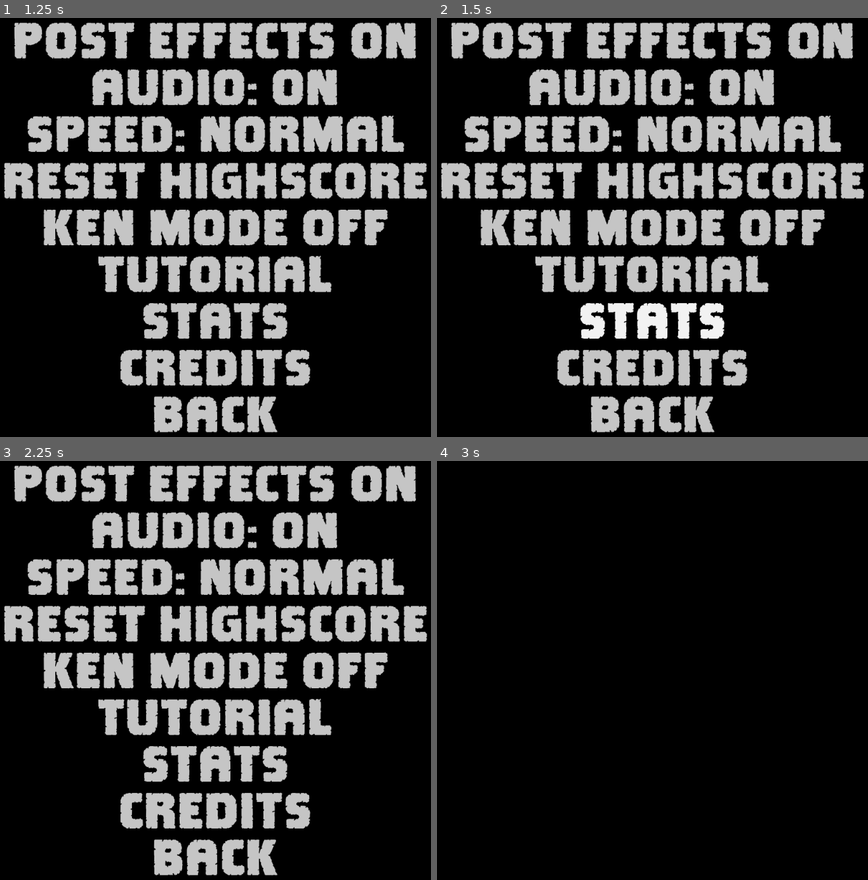
Above: before the commit, frames 1-4 (two rows, left to right).
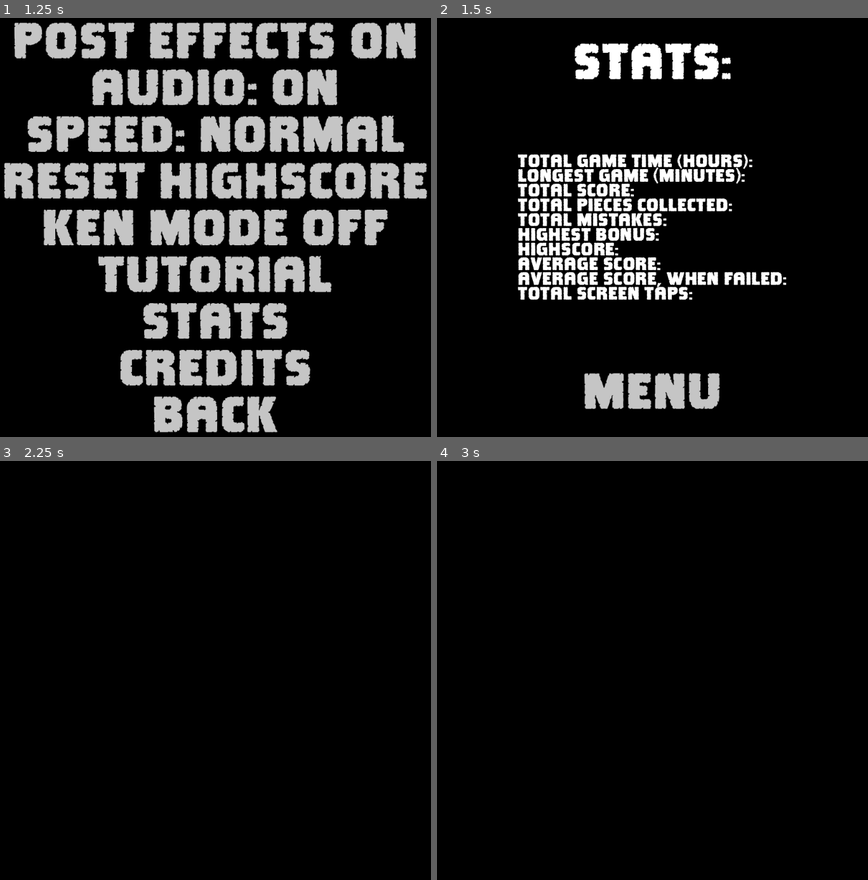
Above: after the commit, the same moments.

Repository: MichaelDawe/skewer_it
Game: Godot game, scene res://main.tscn
Same seed, same stepped clock (60 frames per second), same inputs: the game is played once before the commit and once after it.
Inputs (mouse positions are in pixels of both pictures, inside the frame that each line leads up to):
- Up to frame 1 (1.25 s): click "OPTIONS" at 0.5 s
- Up to frame 2 (1.5 s): click "STATS" at 1.25 s
- Up to frame 3 (2.25 s): click (215, 838) at 2 s, where only the run after the commit has a clickable "Menu"
- Up to frame 4 (3 s): click (652, 859) at 2.75 s, where only the run before the commit has a clickable "BACK"

Frame 1 is identical in both runs. In frame 2, 40% of the frame differs, in the area x 0-100%, y 1-99%; in frame 3, 34%; in frame 4, nothing differs.

Commit message:
started to implement stats screen

Diff:
--- /dev/null
+++ b/Stats.gd
@@ -0,0 +1,17 @@
+extends Control
+
+
+# Called when the node enters the scene tree for the first time.
+func _ready():
+	pass # Replace with function body.
+
+
+# Called every frame. 'delta' is the elapsed time since the previous frame.
+func _process(delta):
+	pass
+
+
+func _on_menu_pressed():
+	var menu = preload("res://menu.tscn").instantiate()
+	get_node("/root/main").add_child(menu)
+	queue_free()
--- /dev/null
+++ b/Stats.tscn
@@ -0,0 +1,113 @@
+[gd_scene load_steps=7 format=3 uid="uid://cmy215idtidyt"]
+
+[ext_resource type="FontFile" uid="uid://b8tk3nvwcwfr4" path="res://Clayborn.ttf" id="1_gs56o"]
+[ext_resource type="Script" path="res://Stats.gd" id="1_wkvm2"]
+
+[sub_resource type="StyleBoxFlat" id="StyleBoxFlat_3ho2a"]
+bg_color = Color(0.6, 0.6, 0.6, 0)
+
+[sub_resource type="VisualShader" id="VisualShader_3rnpk"]
+code = "shader_type canvas_item;
+render_mode blend_mix;
+
+
+
+"
+graph_offset = Vector2(-580.03, -15.2153)
+mode = 1
+flags/light_only = false
+
+[sub_resource type="ShaderMaterial" id="ShaderMaterial_wsy2u"]
+shader = SubResource("VisualShader_3rnpk")
+
+[sub_resource type="StyleBoxFlat" id="StyleBoxFlat_xabn0"]
+bg_color = Color(0.6, 0.6, 0.6, 0)
+
+[node name="Stats" type="Control"]
+layout_mode = 3
+anchors_preset = 15
+anchor_right = 1.0
+anchor_bottom = 1.0
+grow_horizontal = 2
+grow_vertical = 2
+script = ExtResource("1_wkvm2")
+
+[node name="VBoxContainer" type="VBoxContainer" parent="."]
+layout_mode = 1
+anchors_preset = 15
+anchor_right = 1.0
+anchor_bottom = 1.0
+grow_horizontal = 2
+grow_vertical = 2
+alignment = 1
+
+[node name="TopSpacer" type="HSeparator" parent="VBoxContainer"]
+layout_mode = 2
+size_flags_vertical = 3
+theme_override_styles/separator = SubResource("StyleBoxFlat_3ho2a")
+
+[node name="Title" type="RichTextLabel" parent="VBoxContainer"]
+material = SubResource("ShaderMaterial_wsy2u")
+layout_mode = 2
+size_flags_horizontal = 4
+size_flags_vertical = 4
+theme_override_fonts/normal_font = ExtResource("1_gs56o")
+theme_override_font_sizes/normal_font_size = 100
+bbcode_enabled = true
+text = "STATS:"
+fit_content = true
+scroll_active = false
+autowrap_mode = 0
+
+[node name="MiddleSpacer" type="HSeparator" parent="VBoxContainer"]
+layout_mode = 2
+size_flags_vertical = 3
+theme_override_styles/separator = SubResource("StyleBoxFlat_xabn0")
+
+[node name="Stats" type="RichTextLabel" parent="VBoxContainer"]
+material = SubResource("ShaderMaterial_wsy2u")
+layout_mode = 2
+size_flags_horizontal = 4
+size_flags_vertical = 4
+theme_override_fonts/normal_font = ExtResource("1_gs56o")
+theme_override_font_sizes/normal_font_size = 36
+bbcode_enabled = true
+text = "TOTAL GAME TIME (HOURS):
+LONGEST GAME (MINUTES):
+TOTAL SCORE:
+TOTAL PIECES COLLECTED:
+TOTAL MISTAKES:
+HIGHEST BONUS:
+HIGHSCORE:
+AVERAGE SCORE:
+AVERAGE SCORE, WHEN FAILED:
+TOTAL SCREEN TAPS:
+"
+fit_content = true
+scroll_active = false
+autowrap_mode = 0
+
+[node name="MiddleSpacer2" type="HSeparator" parent="VBoxContainer"]
+layout_mode = 2
+size_flags_vertical = 3
+theme_override_styles/separator = SubResource("StyleBoxFlat_xabn0")
+
+[node name="Menu" type="Button" parent="VBoxContainer"]
+layout_mode = 2
+size_flags_horizontal = 4
+size_flags_vertical = 4
+focus_mode = 0
+theme_override_colors/font_color = Color(0.772549, 0.772549, 0.772549, 1)
+theme_override_colors/font_pressed_color = Color(1, 1, 1, 1)
+theme_override_fonts/font = ExtResource("1_gs56o")
+theme_override_font_sizes/font_size = 100
+button_mask = 7
+text = "Menu"
+flat = true
+
+[node name="BottomSpacer" type="HSeparator" parent="VBoxContainer"]
+layout_mode = 2
+size_flags_vertical = 3
+theme_override_styles/separator = SubResource("StyleBoxFlat_xabn0")
+
+[connection signal="pressed" from="VBoxContainer/Menu" to="." method="_on_menu_pressed"]
--- a/main.gd
+++ b/main.gd
@@ -40,6 +40,8 @@
 
 # Called when the node enters the scene tree for the first time.
 func _ready():
+	# pass screen size to the post process shader
+	$MainCamera/PostProcess.get_active_material(0).set_shader_parameter("screenSize", Vector2(get_viewport().size.x, get_viewport().size.y))
 	# set audio mode.
 	if(FileAccess.file_exists("user://audio.res")):
 		var file = FileAccess.open("user://audio.res", FileAccess.READ)
--- a/options.gd
+++ b/options.gd
@@ -106,7 +106,9 @@
 
 
 func _on_stats_pressed():
-	pass # Replace with function body.
+	var stats = preload("res://Stats.tscn").instantiate()
+	main.add_child(stats)
+	queue_free()
 
 
 func _on_ken_mode_pressed():
--- a/shaders/post.gdshader
+++ b/shaders/post.gdshader
@@ -4,11 +4,13 @@
 // Email:countfrolic@gmail.com Twitter:@The_ArtOfCode
 // License under Creative Commons Attribution-NonCommercial-ShareAlike 3.0 Unported License.
 
+// Partially based on the FXAA tutorial by Jasper Flick available at https://catlikecoding.com/unity/tutorials/custom-srp/fxaa/
+
 shader_type spatial;
 render_mode unshaded;
 
 uniform sampler2D screen_texture : hint_screen_texture, repeat_disable, filter_nearest;
-uniform sampler2D depth_texture : hint_depth_texture, repeat_disable, filter_nearest;
+//uniform sampler2D depth_texture : hint_depth_texture, repeat_disable, filter_nearest;
 
 uniform float catch;
 uniform float damaged;
@@ -16,6 +18,7 @@
 //uniform float ratio;
 uniform float highscore;
 //uniform bool antialiasOn;
+//uniform vec2 screenSize;
 /*
 float rand(vec2 par){
    return fract(sin(dot(par.xy, vec2(12.9898,78.233))) * 43758.5453);
@@ -45,13 +48,16 @@
 	//sparkies *= max(sin(SCREEN_UV.y + TIME), 0.0);
 	/*
 	if(antialiasOn) {
+		// get the depth texture
 		float depth = texture(depth_texture, SCREEN_UV).x;
+		// method from godot's tutorial:
 		vec3 ndc = vec3(SCREEN_UV * 2.0 - 1.0, depth);
 		vec4 view = INV_PROJECTION_MATRIX * vec4(ndc, 1.0);
 		view.xyz /= view.w;
 		float linear_depth = -view.z;
 		linear_depth /= 192.0;
-	}
-	*/
+		// sample the depth to detect edges and blur them
+
+	}*/
 	ALBEDO = col + (sparkies * vec3(1.0, 0.4, 0.05));
 }
Not shown: 2 places in tutorial.tscn that only renumber resources
